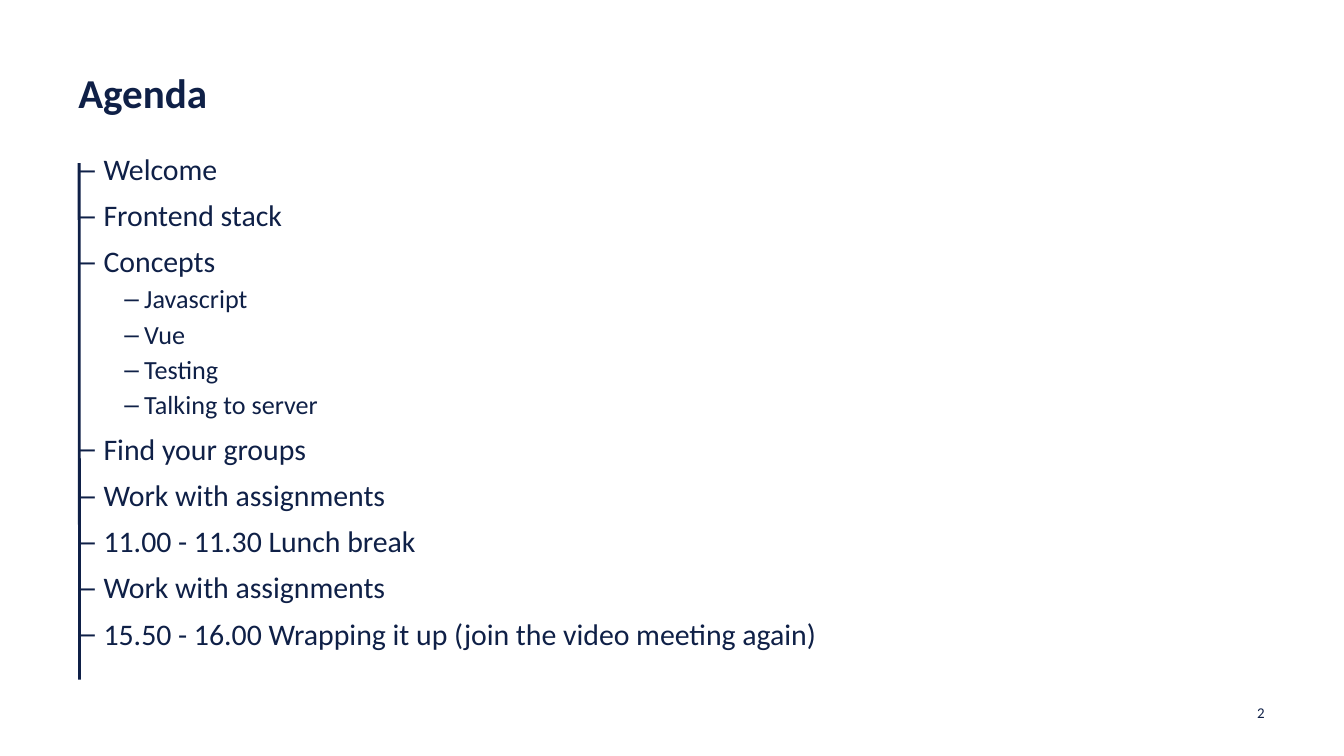
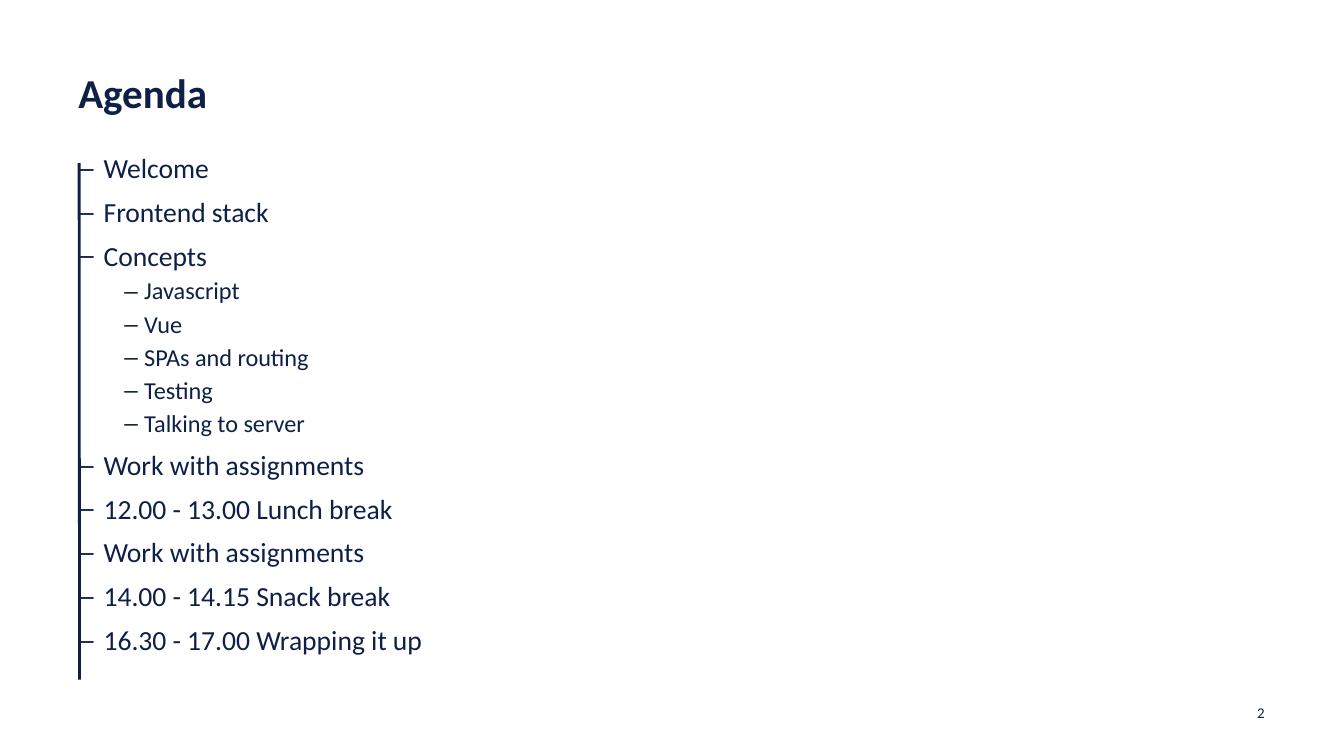
Before and after one commit to netcompanyno/tccs-frontend-assignments, a slide deck: slide 2 of course_material/TCCS-Frontend.pptx. Drawn at 1344x756 pixels with LibreOffice and Linux fonts; fonts in the diff are those of the drawing; background and template pictures are left out. Boxes give left, top, right and bottom in pixels: in the first picture for what was removed or moved away, otherwise in the second. Text is boxed around its words. In the diff, an @@ line names an element or a change of style, - is before the commit and + after.

```diff
--- a/course_material/TCCS-Frontend.pptx
+++ b/course_material/TCCS-Frontend.pptx
@@ text at [104, 158, 364, 567]: size 16 to 14.8 pt in "Welcome", "Frontend stack", "Concepts", "Work with assignments" and 1 more places; size 14 to 12.9 pt in "Javascript", "Vue", "Testing", "Talking to server" @@
@@ text at [144, 349, 309, 370]: paragraph added @@
+  – SPAs and routing
@@ text at [104, 439, 306, 465]: paragraph removed @@
-– Find your groups
@@ text at [104, 499, 392, 520]: text changed; size 16 to 14.8 pt @@
-– 11.00 - 11.30 Lunch break
+– 12.00 - 13.00 Lunch break
@@ text at [104, 586, 422, 655]: text changed; size 16 to 14.8 pt @@
-– 15.50 - 16.00 Wrapping it up (join the video meeting again)
+– 14.00 - 14.15 Snack break
+– 16.30 - 17.00 Wrapping it up
```
Also in this commit, not shown: 3 other slides changed.
